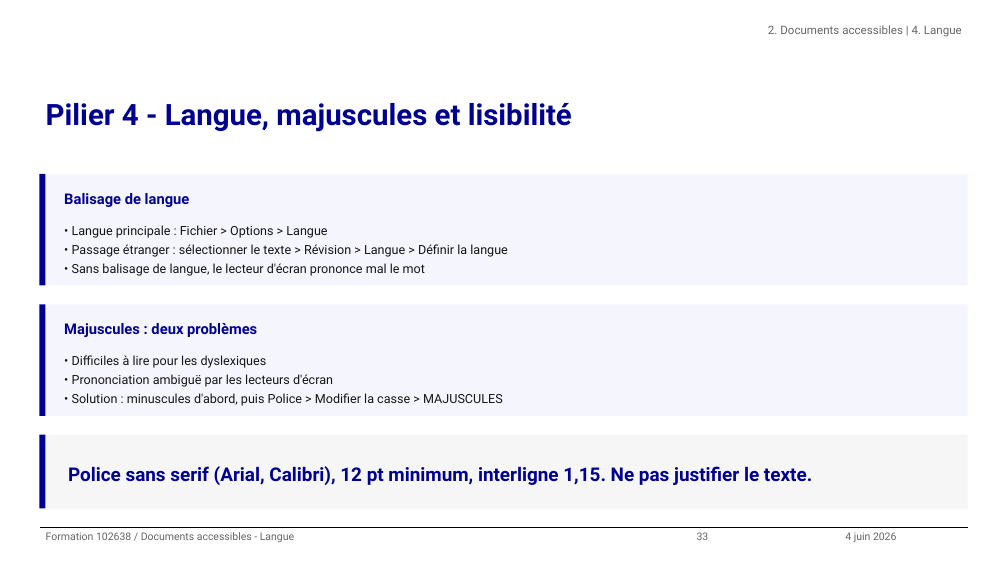
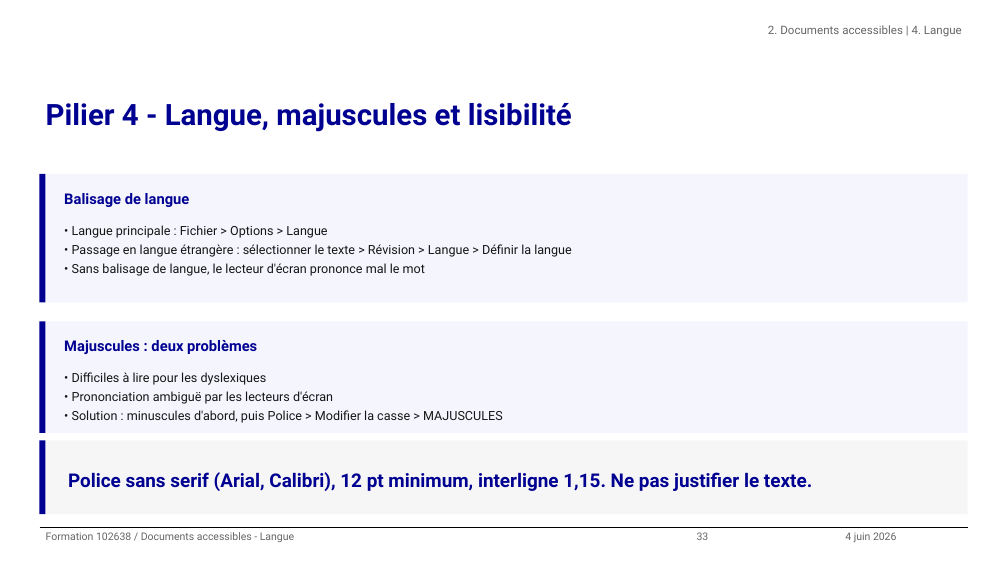
Before and after one commit to alexandra-guiderdoni/usine-fabrication-igpde-102846-ay11, a slide deck: slide 33 of formation-102638-juin-2026.pptx. Drawn at 1008x567 pixels with LibreOffice and Linux fonts; fonts in the diff are those of the drawing; background and template pictures are left out. Boxes give left, top, right and bottom in pixels: in the first picture for what was removed or moved away, otherwise in the second. Text is boxed around its words. In the diff, an @@ line names an element or a change of style, - is before the commit and + after.

Commit message:
Corrections slides IGPDE : composants, quiz, sommaire, clôture
- igpde_dsfr_components : hauteur titre dynamique add_callout/add_alert,
  support \n dans add_highlight
- Slides 27-41 : Stack, stepper 5 items, majuscules, tirets du 6
- Quiz final scindé en 2 slides (questions + réponses)
- Slides 43-44 fusionnées : engagement + cards J+7/J+30/6 mois
- Sommaire : textes courts, row1_top dynamique anti-débordement footer
- 4 nouvelles leçons dans lessons.md

```diff
--- a/formation-102638-juin-2026.pptx
+++ b/formation-102638-juin-2026.pptx
@@ rectangle: place and size @@
-rectangle at (39,174,45,286)
+rectangle at (39,174,45,302)
@@ rectangle: place and size @@
-rectangle at (45,174,968,286)
+rectangle at (45,174,968,302)
@@ text at (72,244,572,257): text changed @@
-• Passage étranger : sélectionner le texte > Révision > Langue > Définir la langue
+• Passage en langue étrangère : sélectionner le texte > Révision > Langue > Définir la langue
@@ 2 rectangles, 1 text: place and size @@
-2 rectangles, 1 text at (39,305,968,417)
+2 rectangles, 1 text at (39,321,968,433)
@@ text "Majuscules : deux problèmes": place and size @@
-text "Majuscules : deux problèmes" at (64,323,257,337)
+text "Majuscules : deux problèmes" at (64,340,257,354)
@@ 2 rectangles, 1 text: place and size @@
-2 rectangles, 1 text at (39,435,968,508)
+2 rectangles, 1 text at (39,441,968,514)
```
Also in this commit, not shown: 55 other slides changed, 1 slide added, 1 slide removed, 14 other files.
